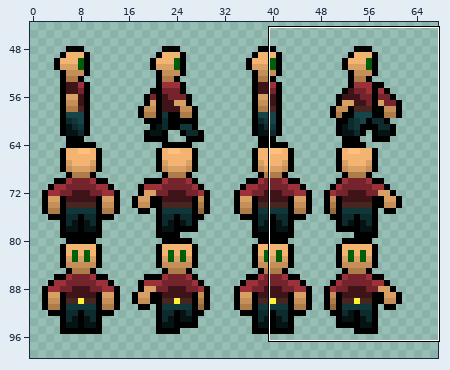
File history of a sprite sheet, новый-игровой-проект/Sprites/player_animation/character_walk_animations.png. Above: a wide view before the commit, with the close-up outlined.
Close-up. As it was:
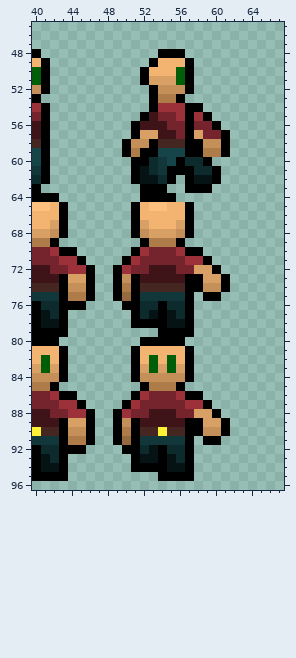
The file is 100x100 pixels. Colours within 5 levels of each other are drawn and written as one. Shown: x 40..67, y 45..96. The wide view leaves out empty margins.
Now the later version:
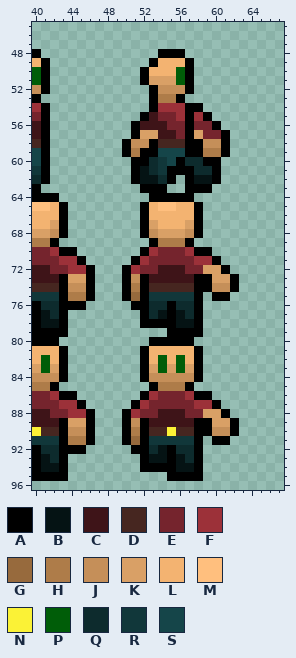
Palette (. is transparent): A #000000  B #051314  C #3e1418  D #462620  E #75242d  F #9c3139  G #976a3d  H #ae7c49  J #c58f59  K #d9a066  L #f3b371  M #ffbf7e  N #fbf236  P #005d08  Q #0d2b2d  R #11373a  S #154549
Difference:
@@ x 58..62 @@
 59 AHHA.
-60 QA...
+60 QAA..
 61 QQA..
@@ x 47..64 @@
 63 .....AAA..AAA.....
-64 .....AAAA.........
-65 ....ALMMLLA.......
-66 ....ALLLLLA.......
-67 ....AKLLLKA.......
-68 ....AJKKKJA.......
-69 .....AHHHA........
-70 ....AFEEEFAA......
-71 ...AFEEEEEFFA.....
-72 ..AFEECCCEEKKA....
-73 ..AJACCCCCAAKKA...
-74 ..AHADDDDDAAJJA...
-75 ..AGARRRRRA.AA....
-76 ...AAQQAQQA.......
-77 ....AQBABQA.......
-78 ....AAAABBA.......
-79 .......AAAA.......
-80 .....AAAAA........
-81 ....ALLLLLA.......
-82 ....ALPLPLA.......
-83 ....AKPKPKA.......
-84 ....AJJJJJA.......
-85 .....AHHHA........
-86 ....AFEEEFAA......
-87 ...AFEEEEEFFA.....
-88 ..AFEECCCEEKKA....
-89 ..AJACCCCCAAKKA...
-90 ..AHADDNDDAAJJA...
-91 ..AGARRRRRA.AA....
-92 ...AAQBAQQA.......
-93 ....ABBABQA.......
-94 ....AAAABBA.......
-95 .......AAAA.......
+64 ......AAAAA.......
+65 .....ALMMLLA......
+66 .....ALLLLLA......
+67 .....AKLLLKA......
+68 .....AJKKKJA......
+69 ......AHHHA.......
+70 .....AFEEEFAA.....
+71 ....AFEEEEEFFA....
+72 ...AFEECCCEEKKA...
+73 ...AJACCCCCAAKKA..
+74 ...AHADDDDDAAJJA..
+75 ...AGARRRRRA.AA...
+76 ....AAQQAQQA......
+77 .....AQBABQA......
+78 .....AAAABBA......
+79 ........AAAA......
+80 ......AAAAA.......
+81 .....ALLLLLA......
+82 .....ALPLPLA......
+83 .....AKPKPKA......
+84 .....AJJJJJA......
+85 ......AHHHA.......
+86 .....AFEEEFAA.....
+87 ....AFEEEEEFFA....
+88 ...AFEECCCEEKKA...
+89 ...AJACCCCCAAKKA..
+90 ...AHADDNDDAAJJA..
+91 ...AGARRRRRA.AA...
+92 ....AAQBAQQA......
+93 .....ABBABQA......
+94 .....AAAABBA......
+95 ........AAAA......
 96 ..................
Boxes around the changes in both close-ups, in picture pixels (x1, y1, x2, y2):
changed: (113, 157, 239, 481)
